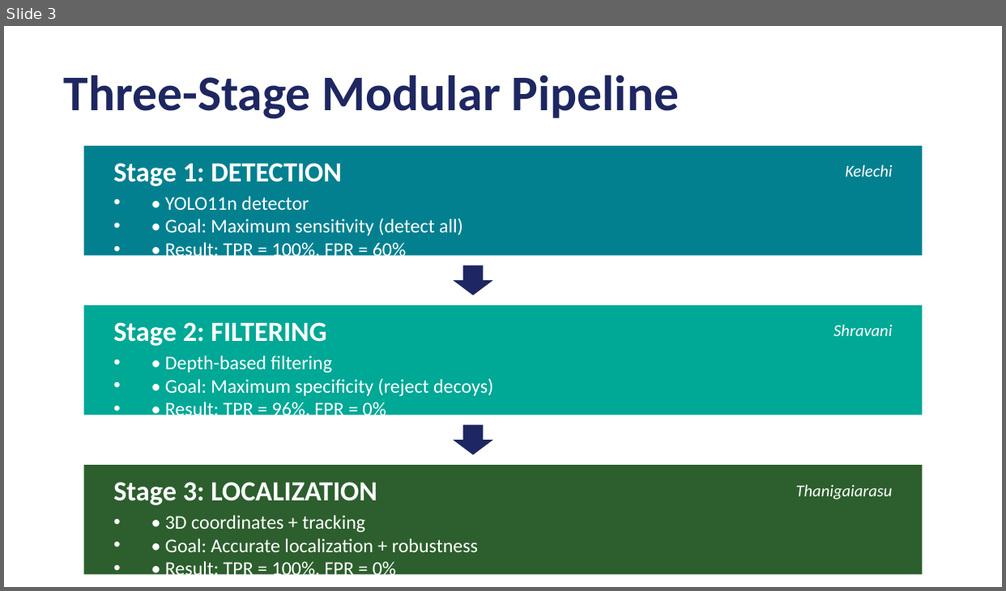
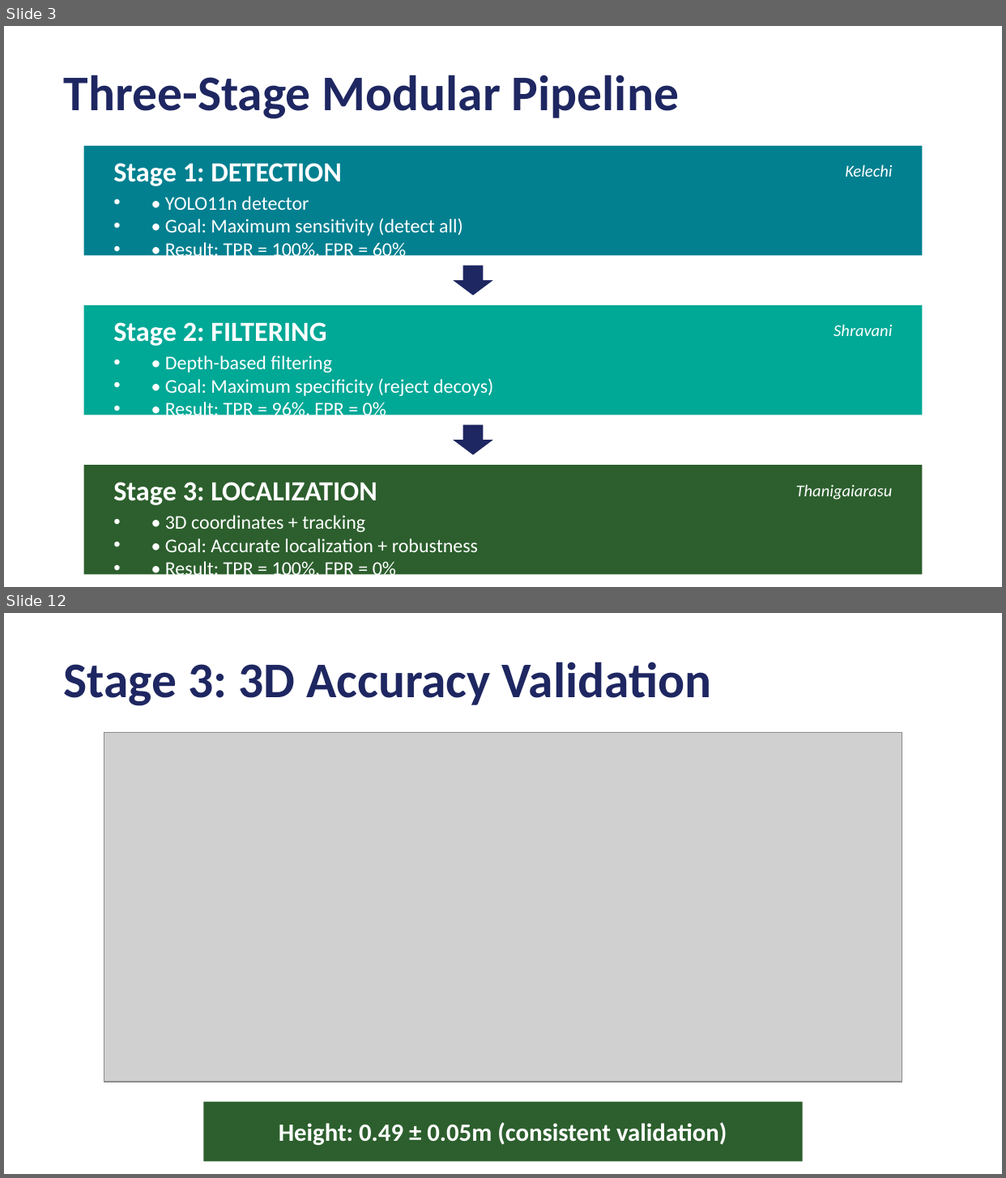
Before and after one commit to ThaniJames/R7020E_Group_7_Object-Detection-and-Localization, a slide deck: Fire_Extinguisher_Detection_Presentation.pptx. Shown one above the other, each under a label of ours: slide 3 before the commit, slides 3 and 12 after it; the slides between them are not shown. The pictures are 1006x591 and 1006x1178 pixels, drawn with LibreOffice and Linux fonts; fonts in the diff are those of the drawing; grey boxes stand for pictures. Boxes give left, top, right and bottom in pixels: in the first picture for what was removed or moved away, otherwise in the second. Text is boxed around its words. In the diff, an @@ line names an element or a change of style, - is before the commit and + after.

```diff
--- a/Fire_Extinguisher_Detection_Presentation.pptx
+++ b/Fire_Extinguisher_Detection_Presentation.pptx
@@ slide 12 added at (4,613,1002,1174), background #FFFFFF @@
@@ text added at (64,662,711,706), 36 pt, text #1E2761, bold @@
+Stage 3: 3D Accuracy Validation
@@ picture added at (104,733,902,1082) @@
@@ rectangle added at (203,1102,803,1162), fill #2C5F2D @@
@@ text added at (279,1122,727,1145), 18 pt, text #FFFFFF, bold @@
+Height: 0.49 ± 0.05m (consistent validation)
```
Also in this commit, not shown: 4 slides changed, 6 other slides added, 7 slides removed.
